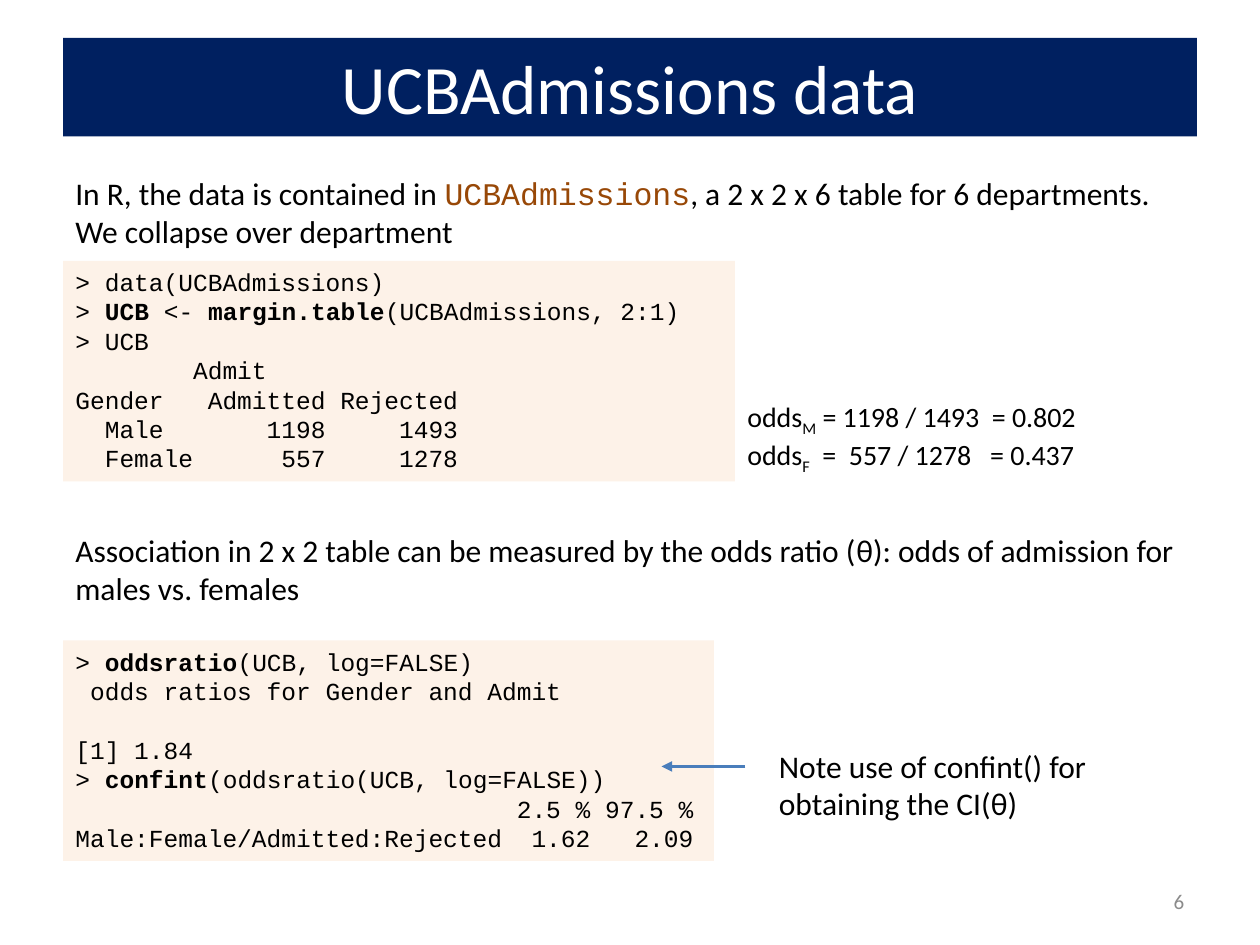
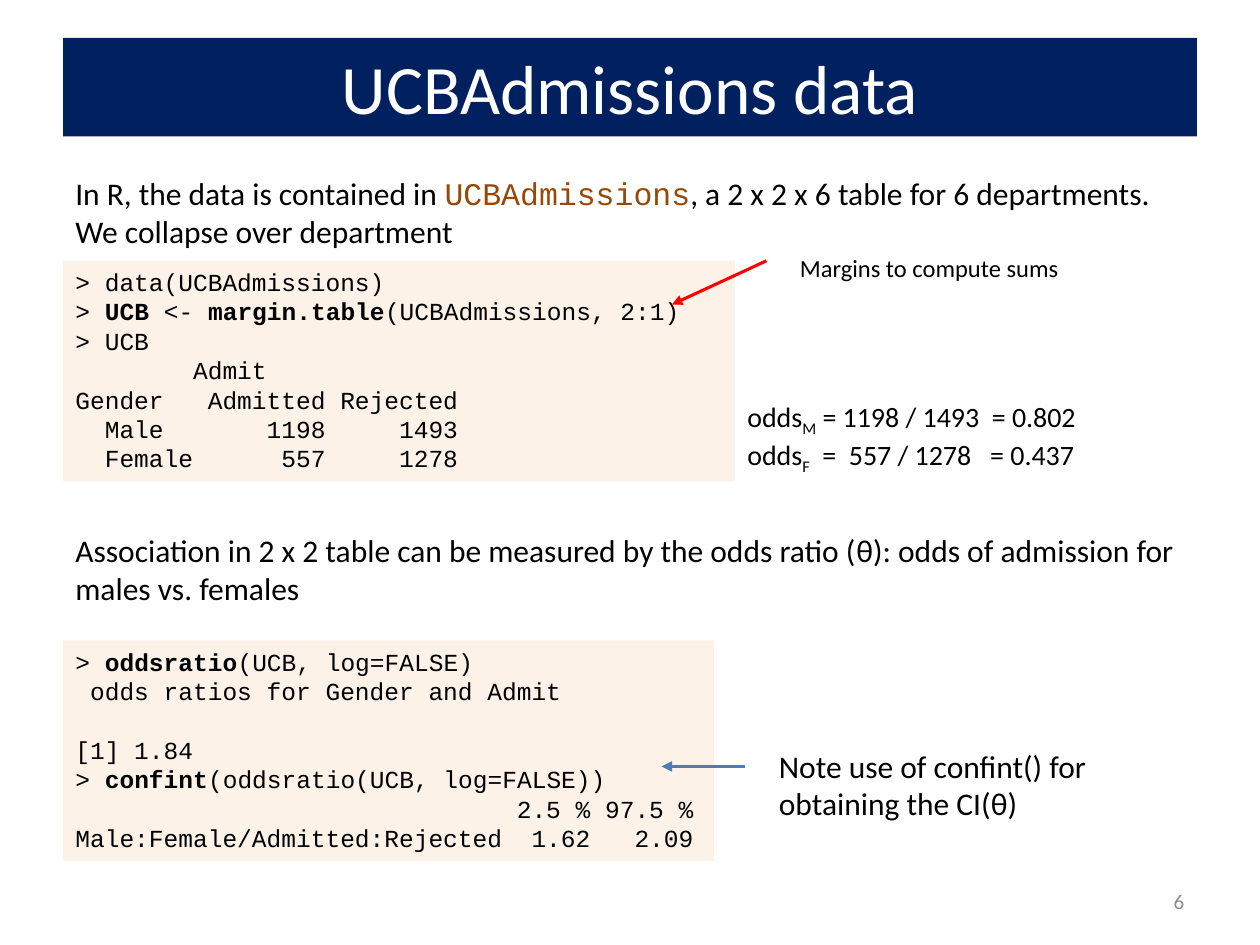
Before and after one commit to friendly/psy6136, a slide deck: slide 6 of lectures/03-Twoway1.pptx. Drawn at 1260x945 pixels with LibreOffice and Linux fonts; fonts in the diff are those of the drawing. Boxes give left, top, right and bottom in pixels: in the first picture for what was removed or moved away, otherwise in the second. Text is boxed around its words. In the diff, an @@ line names an element or a change of style, - is before the commit and + after.

```diff
--- a/lectures/03-Twoway1.pptx
+++ b/lectures/03-Twoway1.pptx
@@ arrow added from (766, 261) to (672, 305), #FF0000 1.75 pt @@
@@ text added at [800,260,1059,282], 14 pt, text #000000 @@
+Margins to compute sums
```
Also in this commit, not shown: 1 other slide changed, 14 other files.
